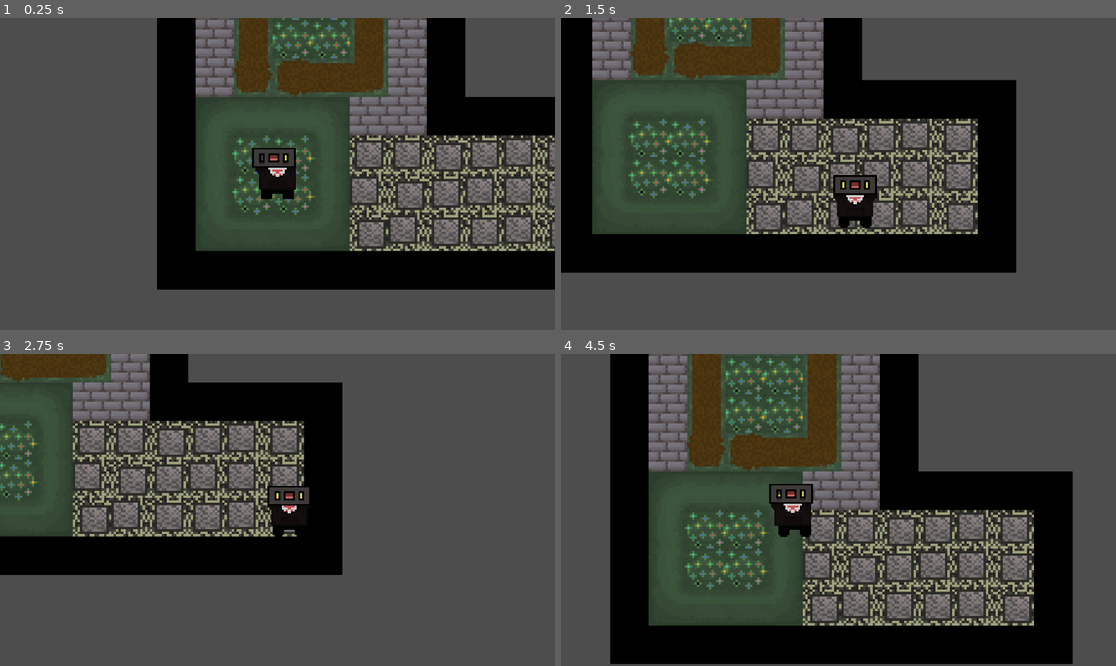
Above: before the commit, frames 1-4 (two rows, left to right).
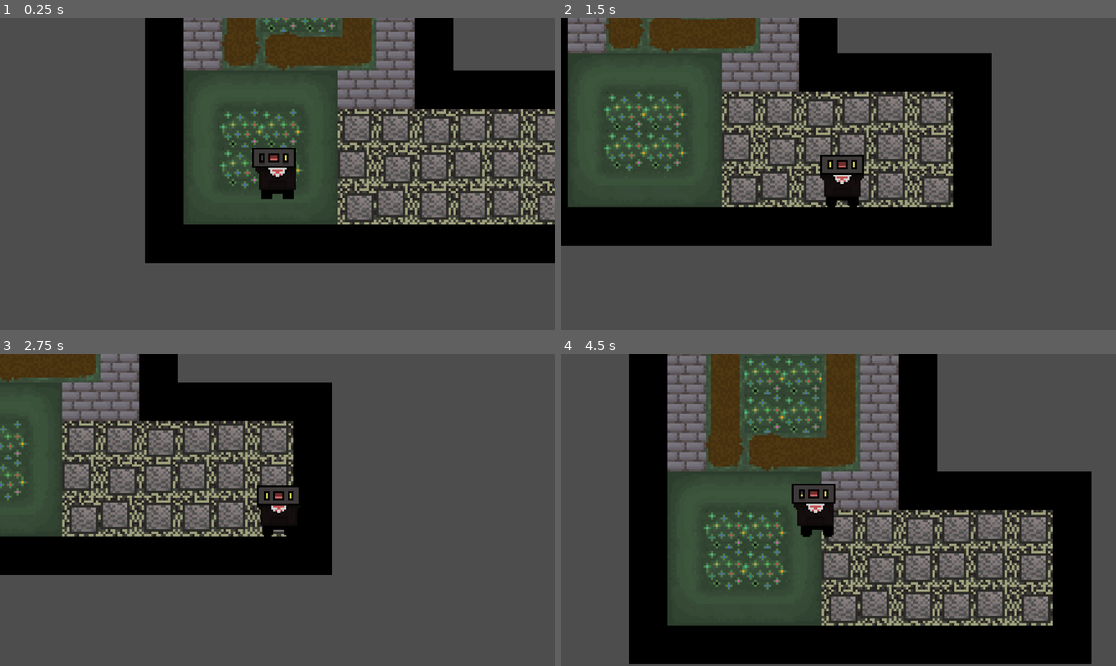
Above: after the commit, the same moments.

Repository: FlameOregu/IDK-game
Game: Godot game, scene res://Scenes/Game.tscn
Two runs of this game, one before a commit and one after it. Both use one fixed random seed, a clock stepped at 60 frames per second and the inputs below.
Inputs:
- Up to frame 1 (0.25 s): no input
- Up to frame 2 (1.5 s): hold Right (ui_right) 0.53-1.28 s; hold Down (ui_down) from 1.28 s (still down)
- Up to frame 3 (2.75 s): release Down (ui_down) at 2.03 s; hold Right (ui_right) from 2.03 s (still down)
- Up to frame 4 (4.5 s): release Right (ui_right) at 2.78 s; hold Up (ui_up) 2.78-3.53 s; hold Left (ui_left) from 3.53 s (still down)

The runs differ from the first frame. In frame 1, 36% of the frame differs, in the area x 26-100%, y 0-88%; in frame 2, 43%, in the area x 0-83%, y 0-82%; in frame 3, 12%; in frame 4, 32%.

Commit message:
fixed movement, added basic interaction with battlearea

Diff:
--- a/Assets/character.tscn
+++ b/Assets/character.tscn
@@ -161,6 +161,9 @@
 [sub_resource type="RectangleShape2D" id="RectangleShape2D_7sq6t"]
 size = Vector2(15.8236, 14.4748)
 
+[sub_resource type="RectangleShape2D" id="RectangleShape2D_63s4t"]
+size = Vector2(30.8506, 30.4627)
+
 [node name="Character" type="CharacterBody2D"]
 position = Vector2(0, -12)
 scale = Vector2(0.758361, 0.75994)
@@ -175,3 +178,13 @@
 [node name="CollisionShape2D" type="CollisionShape2D" parent="."]
 position = Vector2(-2.3579e-07, 8.55331)
 shape = SubResource("RectangleShape2D_7sq6t")
+
+[node name="InteractionRadius" type="Area2D" parent="."]
+collision_layer = 2
+collision_mask = 4
+monitoring = false
+
+[node name="CollisionShape2D" type="CollisionShape2D" parent="InteractionRadius"]
+position = Vector2(-1.19209e-07, 1.19209e-07)
+scale = Vector2(1, 1)
+shape = SubResource("RectangleShape2D_63s4t")
--- a/Scenes/Game.tscn
+++ b/Scenes/Game.tscn
@@ -1,90 +1,39 @@
-[gd_scene load_steps=5 format=3 uid="uid://dm0eueot6incj"]
+[gd_scene load_steps=6 format=3 uid="uid://dm0eueot6incj"]
 
 [ext_resource type="Texture2D" uid="uid://creu11v8ori7g" path="res://Assets/backgroundtiles map.png" id="1_g6bpd"]
 [ext_resource type="PackedScene" uid="uid://ch7py5sawf6io" path="res://Assets/character.tscn" id="1_rdvmp"]
+[ext_resource type="PackedScene" uid="uid://by6br1dmqetj2" path="res://Scenes/battle_area.tscn" id="3_j5yw3"]
 
 [sub_resource type="TileSetAtlasSource" id="TileSetAtlasSource_8kjwp"]
 texture = ExtResource("1_g6bpd")
 0:0/0 = 0
-0:0/0/physics_layer_0/linear_velocity = Vector2(0, 0)
-0:0/0/physics_layer_0/angular_velocity = 0.0
 1:0/0 = 0
-1:0/0/physics_layer_0/linear_velocity = Vector2(0, 0)
-1:0/0/physics_layer_0/angular_velocity = 0.0
 2:0/0 = 0
-2:0/0/physics_layer_0/linear_velocity = Vector2(0, 0)
-2:0/0/physics_layer_0/angular_velocity = 0.0
 3:0/0 = 0
-3:0/0/physics_layer_0/linear_velocity = Vector2(0, 0)
-3:0/0/physics_layer_0/angular_velocity = 0.0
 4:0/0 = 0
-4:0/0/physics_layer_0/linear_velocity = Vector2(0, 0)
-4:0/0/physics_layer_0/angular_velocity = 0.0
 5:0/0 = 0
-5:0/0/physics_layer_0/linear_velocity = Vector2(0, 0)
-5:0/0/physics_layer_0/angular_velocity = 0.0
 0:1/0 = 0
-0:1/0/physics_layer_0/linear_velocity = Vector2(0, 0)
-0:1/0/physics_layer_0/angular_velocity = 0.0
 1:1/0 = 0
-1:1/0/physics_layer_0/linear_velocity = Vector2(0, 0)
-1:1/0/physics_layer_0/angular_velocity = 0.0
 2:1/0 = 0
-2:1/0/physics_layer_0/linear_velocity = Vector2(0, 0)
-2:1/0/physics_layer_0/angular_velocity = 0.0
 3:1/0 = 0
-3:1/0/physics_layer_0/linear_velocity = Vector2(0, 0)
-3:1/0/physics_layer_0/angular_velocity = 0.0
 3:1/0/physics_layer_0/polygon_0/points = PackedVector2Array(-8, -8, 8, -8, 8, 8, -8, 8)
 0:2/0 = 0
-0:2/0/physics_layer_0/linear_velocity = Vector2(0, 0)
-0:2/0/physics_layer_0/angular_velocity = 0.0
 1:2/0 = 0
-1:2/0/physics_layer_0/linear_velocity = Vector2(0, 0)
-1:2/0/physics_layer_0/angular_velocity = 0.0
 2:2/0 = 0
-2:2/0/physics_layer_0/linear_velocity = Vector2(0, 0)
-2:2/0/physics_layer_0/angular_velocity = 0.0
 3:2/0 = 0
-3:2/0/physics_layer_0/linear_velocity = Vector2(0, 0)
-3:2/0/physics_layer_0/angular_velocity = 0.0
 0:3/0 = 0
-0:3/0/physics_layer_0/linear_velocity = Vector2(0, 0)
-0:3/0/physics_layer_0/angular_velocity = 0.0
 0:3/0/physics_layer_0/polygon_0/points = PackedVector2Array(-8, -8, 8, -8, 8, 8, -8, 8)
 1:3/0 = 0
-1:3/0/physics_layer_0/linear_velocity = Vector2(0, 0)
-1:3/0/physics_layer_0/angular_velocity = 0.0
 3:3/0 = 0
-3:3/0/physics_layer_0/linear_velocity = Vector2(0, 0)
-3:3/0/physics_layer_0/angular_velocity = 0.0
 0:4/0 = 0
-0:4/0/physics_layer_0/linear_velocity = Vector2(0, 0)
-0:4/0/physics_layer_0/angular_velocity = 0.0
 1:4/0 = 0
-1:4/0/physics_layer_0/linear_velocity = Vector2(0, 0)
-1:4/0/physics_layer_0/angular_velocity = 0.0
 2:4/0 = 0
-2:4/0/physics_layer_0/linear_velocity = Vector2(0, 0)
-2:4/0/physics_layer_0/angular_velocity = 0.0
 0:5/0 = 0
-0:5/0/physics_layer_0/linear_velocity = Vector2(0, 0)
-0:5/0/physics_layer_0/angular_velocity = 0.0
 1:5/0 = 0
-1:5/0/physics_layer_0/linear_velocity = Vector2(0, 0)
-1:5/0/physics_layer_0/angular_velocity = 0.0
 2:5/0 = 0
-2:5/0/physics_layer_0/linear_velocity = Vector2(0, 0)
-2:5/0/physics_layer_0/angular_velocity = 0.0
 0:6/0 = 0
-0:6/0/physics_layer_0/linear_velocity = Vector2(0, 0)
-0:6/0/physics_layer_0/angular_velocity = 0.0
 1:6/0 = 0
-1:6/0/physics_layer_0/linear_velocity = Vector2(0, 0)
-1:6/0/physics_layer_0/angular_velocity = 0.0
 2:6/0 = 0
-2:6/0/physics_layer_0/linear_velocity = Vector2(0, 0)
-2:6/0/physics_layer_0/angular_velocity = 0.0
 
 [sub_resource type="TileSet" id="TileSet_47nfo"]
 physics_layer_0/collision_layer = 1
@@ -98,10 +47,12 @@
 layer_0/tile_data = PackedInt32Array(65535, 65537, 5, 0, 65537, 5, -65536, 65537, 5, -1, 65537, 5, -65537, 65537, 4, -1 …(1826 unchanged characters)…
 
 [node name="Character" parent="." instance=ExtResource("1_rdvmp")]
-position = Vector2(2, -1)
+position = Vector2(7, 10)
 
 [node name="Camera2D" type="Camera2D" parent="Character"]
 position = Vector2(0, 1.31589)
 scale = Vector2(1.31863, 1.31589)
 zoom = Vector2(5, 5)
 position_smoothing_enabled = true
+
+[node name="BattleArea" parent="." instance=ExtResource("3_j5yw3")]
--- /dev/null
+++ b/Scenes/battle_area.tscn
@@ -0,0 +1,23 @@
+[gd_scene load_steps=4 format=3 uid="uid://by6br1dmqetj2"]
+
+[ext_resource type="Script" uid="uid://dyg0etfyrit3s" path="res://Scenes/battle_controller.gd" id="1_nek7h"]
+[ext_resource type="Script" uid="uid://heon5et0htjo" path="res://Scenes/battle_behaviour.gd" id="2_fehfv"]
+
+[sub_resource type="RectangleShape2D" id="RectangleShape2D_kldst"]
+size = Vector2(78.5, 37.5)
+
+[node name="BattleArea" type="Area2D"]
+collision_layer = 4
+collision_mask = 2
+script = ExtResource("1_nek7h")
+
+[node name="CollisionShape2D" type="CollisionShape2D" parent="."]
+position = Vector2(81.75, 8.25)
+shape = SubResource("RectangleShape2D_kldst")
+
+[node name="BattleBehaviour" type="Node2D" parent="."]
+position = Vector2(2, 2)
+script = ExtResource("2_fehfv")
+
+[connection signal="area_entered" from="." to="BattleBehaviour" method="_on_battle_area_area_entered"]
+[connection signal="area_exited" from="." to="BattleBehaviour" method="_on_battle_area_area_exited"]
--- /dev/null
+++ b/Scenes/battle_behaviour.gd
@@ -0,0 +1,13 @@
+extends Node2D
+
+
+func _on_battle_area_area_entered(area:Area2D):
+	print("entered area")
+	_battle_roller()
+
+func _on_battle_area_area_exited(area:Area2D):
+	print("exit area")
+
+func _battle_roller():
+	# battle roller logic
+	pass
--- /dev/null
+++ b/Scenes/battle_controller.gd
@@ -0,0 +1,9 @@
+extends Area2D
+
+
+func _on_area_entered(area:Area2D):
+	print("area_entered")
+	print($BattleBehaviour.name)
+
+func _on_area_exited(area:Area2D):
+	print("area_left")
--- a/Scripts/character.gd
+++ b/Scripts/character.gd
@@ -1,25 +1,11 @@
 extends CharacterBody2D
 
-const speed = 100
+@export var speed = 100
+var direction:Vector2
 
+func _process(_delta):
+	direction = Input.get_vector("left","right","up","down")
 
-func _physics_process(delta):
+func _physics_process(_delta):
+	velocity = direction * speed
 	move_and_slide()
-
-func _process(delta):
-
-	if Input.is_action_pressed("ui_right"):
-		velocity.x = speed
-		velocity.y = 0
-	elif Input.is_action_pressed("ui_left"):
-		velocity.x = -speed
-		velocity.y = 0
-	elif Input.is_action_pressed("ui_down"):
-		velocity.x = 0
-		velocity.y = speed
-	elif Input.is_action_pressed("ui_up"):
-		velocity.x = 0
-		velocity.y = -speed
-	else:
-		velocity.x = 0
-		velocity.y = 0
--- a/project.godot
+++ b/project.godot
@@ -12,8 +12,39 @@
 
 config/name="I dont even know"
 run/main_scene="res://Scenes/Game.tscn"
-config/features=PackedStringArray("4.2", "Forward Plus")
+config/features=PackedStringArray("4.4", "Forward Plus")
 config/icon="res://icon.svg"
+
+[input]
+
+left={
+"deadzone": 0.5,
+"events": [Object(InputEventKey,"resource_local_to_scene":false,"resource_name":"","device":-1,"window_id":0,"alt_pressed":false,"shift_pressed":false,"ctrl_pressed":false,"meta_pressed":false,"pressed":false,"keycode":0,"physical_keycode":4194319,"key_label":0,"unicode":0,"location":0,"echo":false,"script":null)
+, Object(InputEventKey,"resource_local_to_scene":false,"resource_name":"","device":-1,"window_id":0,"alt_pressed":false,"shift_pressed":false,"ctrl_pressed":false,"meta_pressed":false,"pressed":false,"keycode":0,"physical_keycode":65,"key_label":0,"unicode":97,"location":0,"echo":false,"script":null)
+]
+}
+right={
+"deadzone": 0.5,
+"events": [Object(InputEventKey,"resource_local_to_scene":false,"resource_name":"","device":-1,"window_id":0,"alt_pressed":false,"shift_pressed":false,"ctrl_pressed":false,"meta_pressed":false,"pressed":false,"keycode":0,"physical_keycode":4194321,"key_label":0,"unicode":0,"location":0,"echo":false,"script":null)
+, Object(InputEventKey,"resource_local_to_scene":false,"resource_name":"","device":-1,"window_id":0,"alt_pressed":false,"shift_pressed":false,"ctrl_pressed":false,"meta_pressed":false,"pressed":false,"keycode":0,"physical_keycode":68,"key_label":0,"unicode":100,"location":0,"echo":false,"script":null)
+]
+}
+up={
+"deadzone": 0.5,
+"events": [Object(InputEventKey,"resource_local_to_scene":false,"resource_name":"","device":-1,"window_id":0,"alt_pressed":false,"shift_pressed":false,"ctrl_pressed":false,"meta_pressed":false,"pressed":false,"keycode":0,"physical_keycode":4194320,"key_label":0,"unicode":0,"location":0,"echo":false,"script":null)
+, Object(InputEventKey,"resource_local_to_scene":false,"resource_name":"","device":-1,"window_id":0,"alt_pressed":false,"shift_pressed":false,"ctrl_pressed":false,"meta_pressed":false,"pressed":false,"keycode":0,"physical_keycode":87,"key_label":0,"unicode":119,"location":0,"echo":false,"script":null)
+]
+}
+down={
+"deadzone": 0.5,
+"events": [Object(InputEventKey,"resource_local_to_scene":false,"resource_name":"","device":-1,"window_id":0,"alt_pressed":false,"shift_pressed":false,"ctrl_pressed":false,"meta_pressed":false,"pressed":false,"keycode":0,"physical_keycode":4194322,"key_label":0,"unicode":0,"location":0,"echo":false,"script":null)
+, Object(InputEventKey,"resource_local_to_scene":false,"resource_name":"","device":-1,"window_id":0,"alt_pressed":false,"shift_pressed":false,"ctrl_pressed":false,"meta_pressed":false,"pressed":false,"keycode":0,"physical_keycode":83,"key_label":0,"unicode":115,"location":0,"echo":false,"script":null)
+]
+}
+
+[physics]
+
+common/physics_interpolation=true
 
 [rendering]
 
Not shown: 1 places in Assets/character.tscn that only renumber resources
Not shown, added: Scenes/battle_behaviour.gd.uid
Not shown, added: Scenes/battle_controller.gd.uid
Not shown, added: Scripts/character.gd.uid
